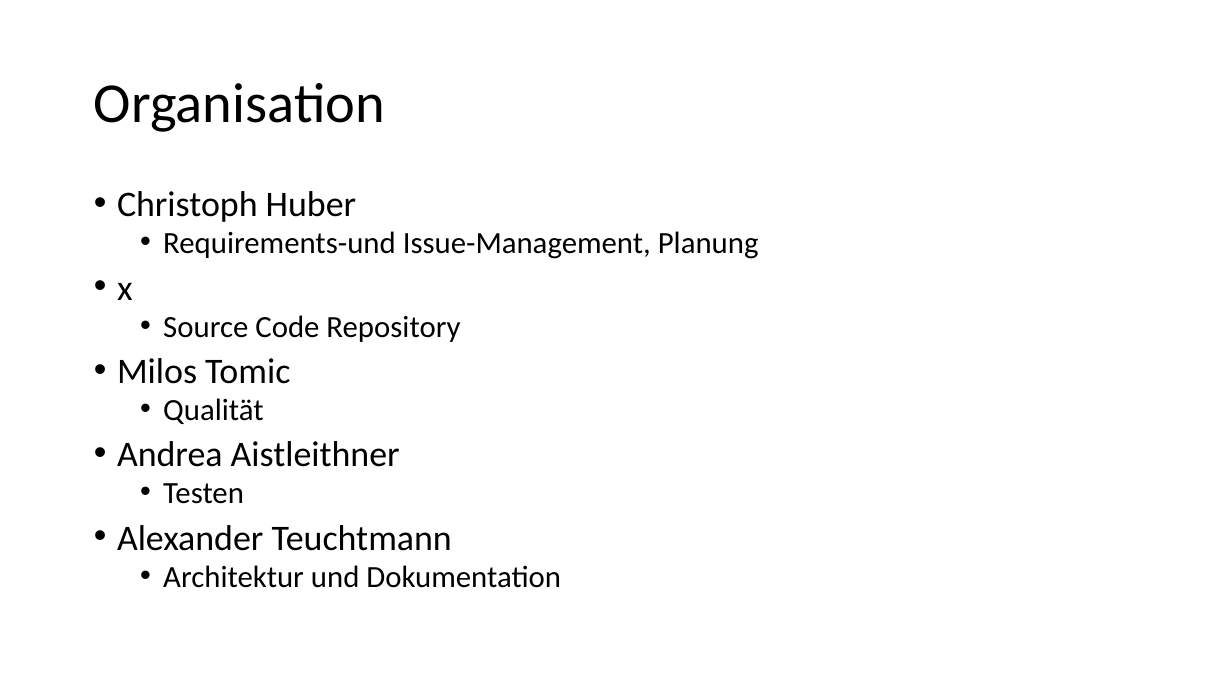
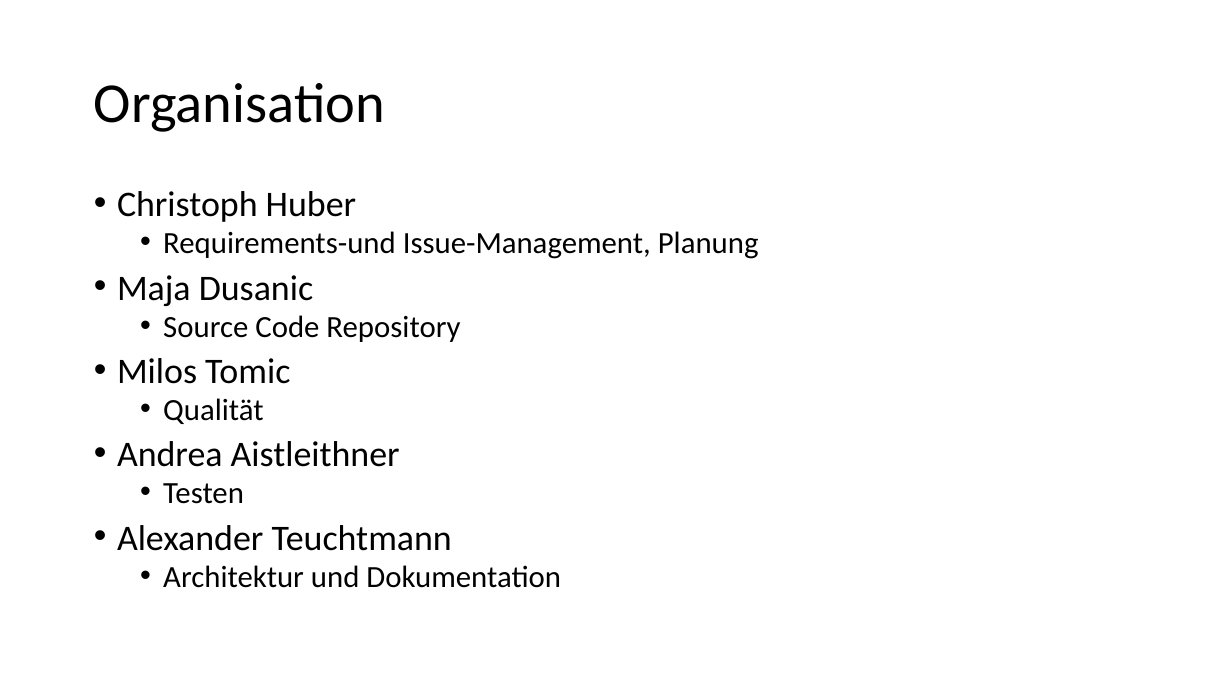
Before and after one commit to ateuchtmann/259035_SoftEngPR, a slide deck: slide 3 of Organisation/PR Software Engineering.pptx. Drawn at 1232x693 pixels with LibreOffice and Linux fonts; fonts in the diff are those of the drawing. Boxes give left, top, right and bottom in pixels: in the first picture for what was removed or moved away, otherwise in the second. Text is boxed around its words. In the diff, an @@ line names an element or a change of style, - is before the commit and + after.

Commit message:
xxx

```diff
--- a/Organisation/PR Software Engineering.pptx
+++ b/Organisation/PR Software Engineering.pptx
@@ text at (x1=117, y1=275, x2=313, y2=306): text changed @@
-• x
+• Maja Dusanic
```
Also in this commit, not shown: 1 other slide changed.
